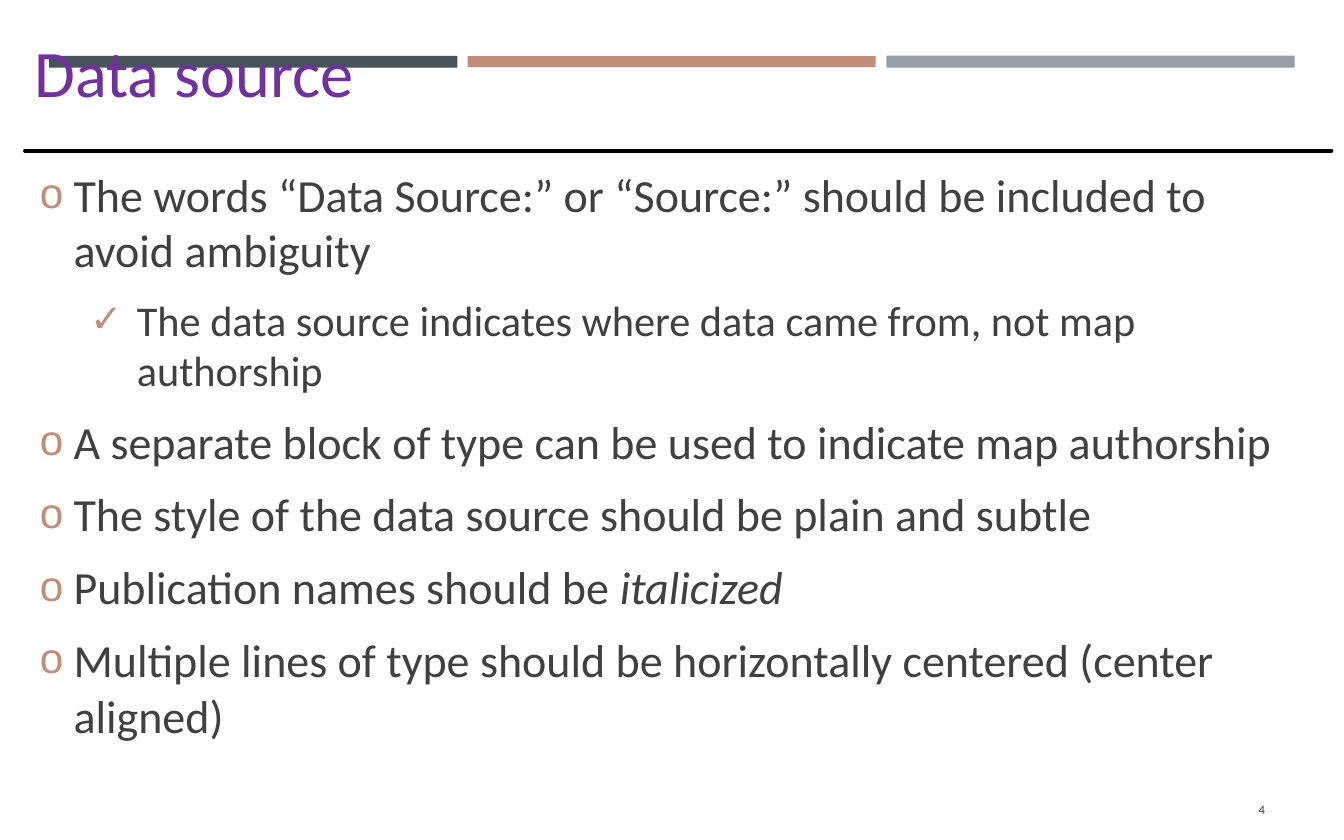
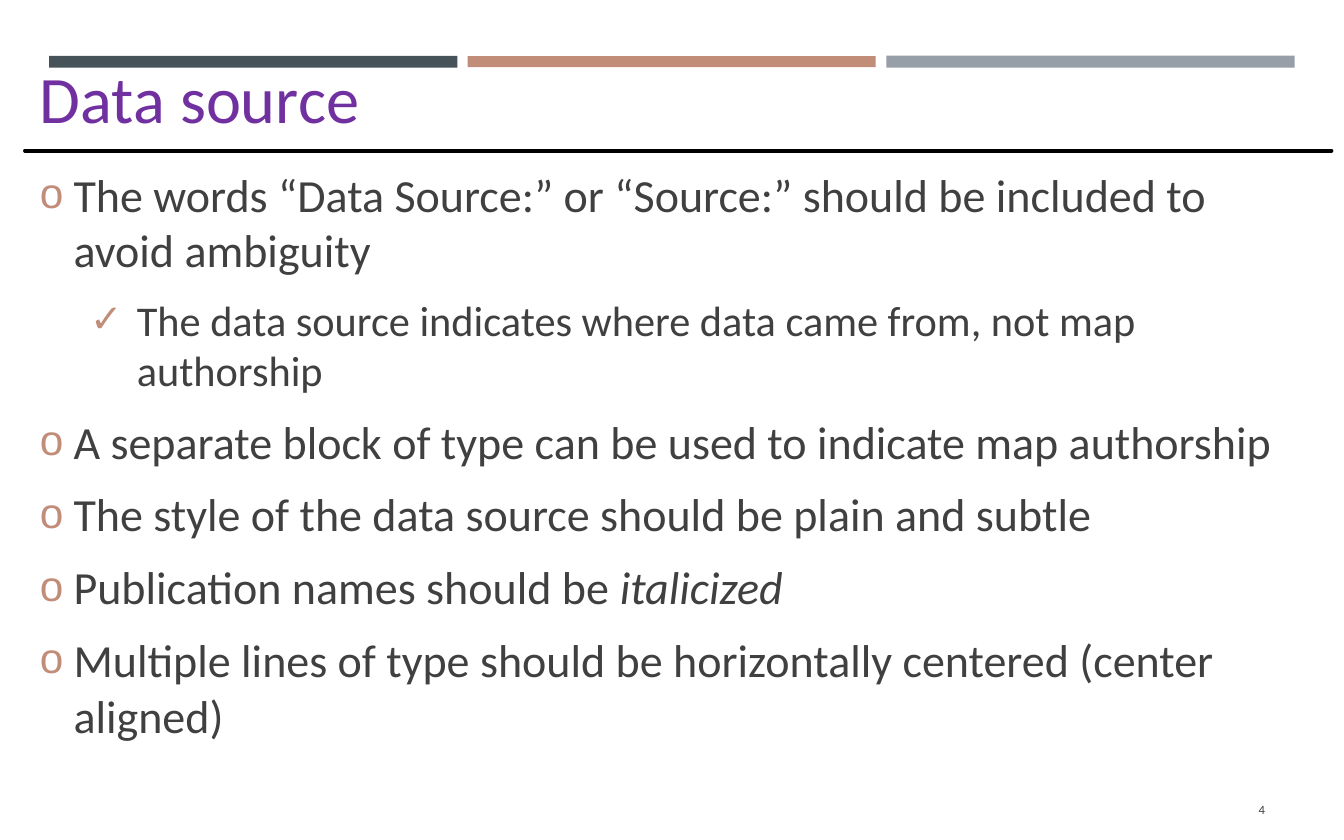
Before and after one commit to gisynw/GIS_I, a slide deck: slide 4 of docs/Lectures/Week07/Lecture07_GEOG2475_Thursday.pptx. Drawn at 1344x840 pixels with LibreOffice and Linux fonts; fonts in the diff are those of the drawing. Boxes give left, top, right and bottom in pixels: in the first picture for what was removed or moved away, otherwise in the second. Text is boxed around its words. In the diff, an @@ line names an element or a change of style, - is before the commit and + after.

```diff
--- a/docs/Lectures/Week07/Lecture07_GEOG2475_Thursday.pptx
+++ b/docs/Lectures/Week07/Lecture07_GEOG2475_Thursday.pptx
@@ text "Data source": place and size @@
-text "Data source" at <box>34,54,354,98</box>
+text "Data source" at <box>40,80,359,124</box>
```
Also in this commit, not shown: 13 other slides changed, 1 slide added, 10 other files.
